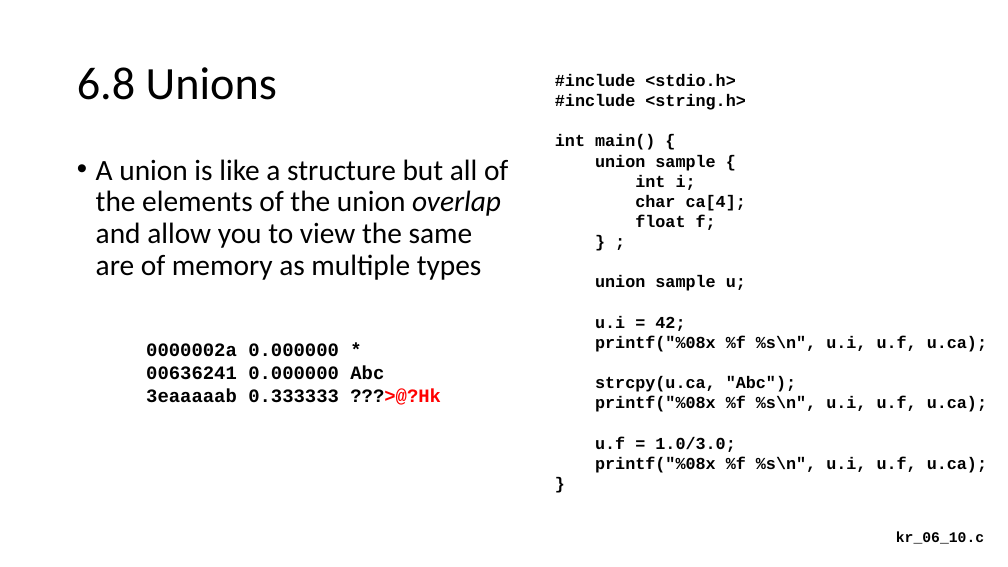
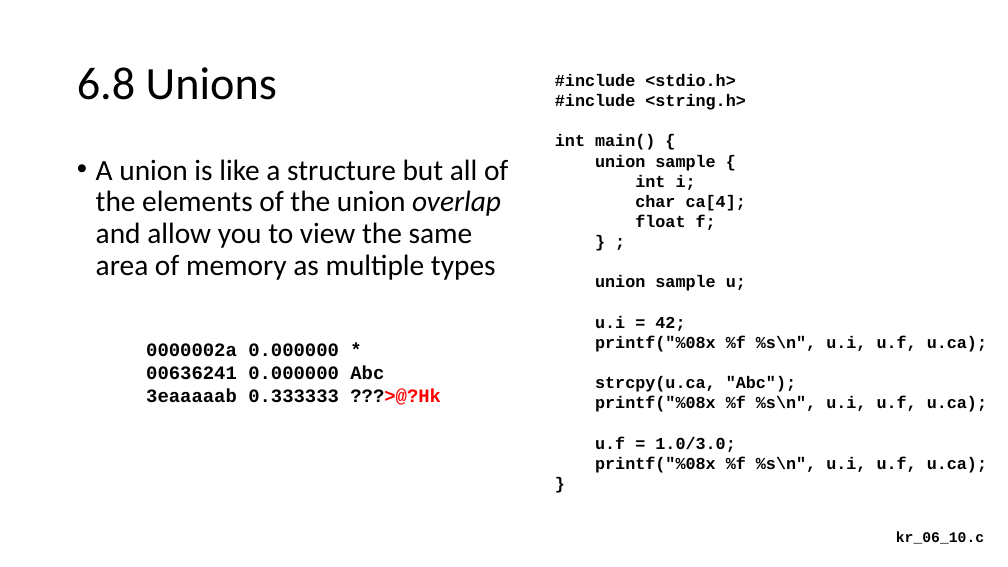
Before and after one commit to csev/cc4e, a slide deck: slide 44 of lectures/KR-6.pptx (slide 43 before the commit). Drawn at 1008x567 pixels with LibreOffice and Linux fonts; fonts in the diff are those of the drawing. Boxes give left, top, right and bottom in pixels: in the first picture for what was removed or moved away, otherwise in the second. Text is boxed around its words. In the diff, an @@ line names an element or a change of style, - is before the commit and + after.

```diff
--- a/lectures/KR-6.pptx
+++ b/lectures/KR-6.pptx
@@ text at (96, 159, 508, 280): text changed @@
-• A union is like a structure but all of the elements of the union overlap and allow you to view the same are of memory as multiple types
+• A union is like a structure but all of the elements of the union overlap and allow you to view the same area of memory as multiple types
```
Also in this commit, not shown: 5 other slides changed, 1 slide added, 1 other file.
